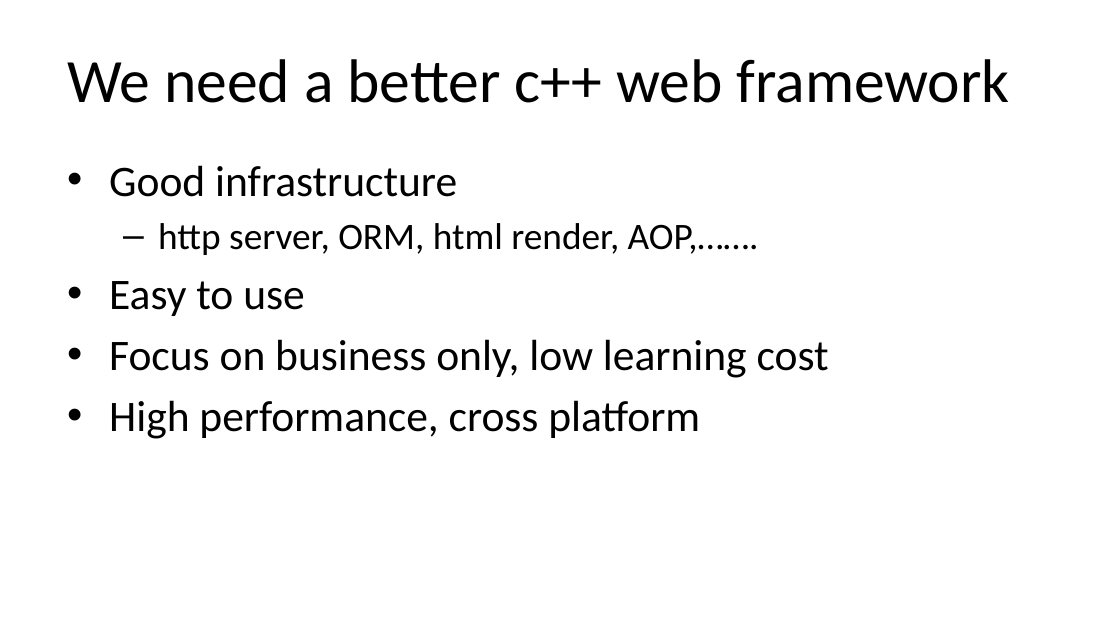
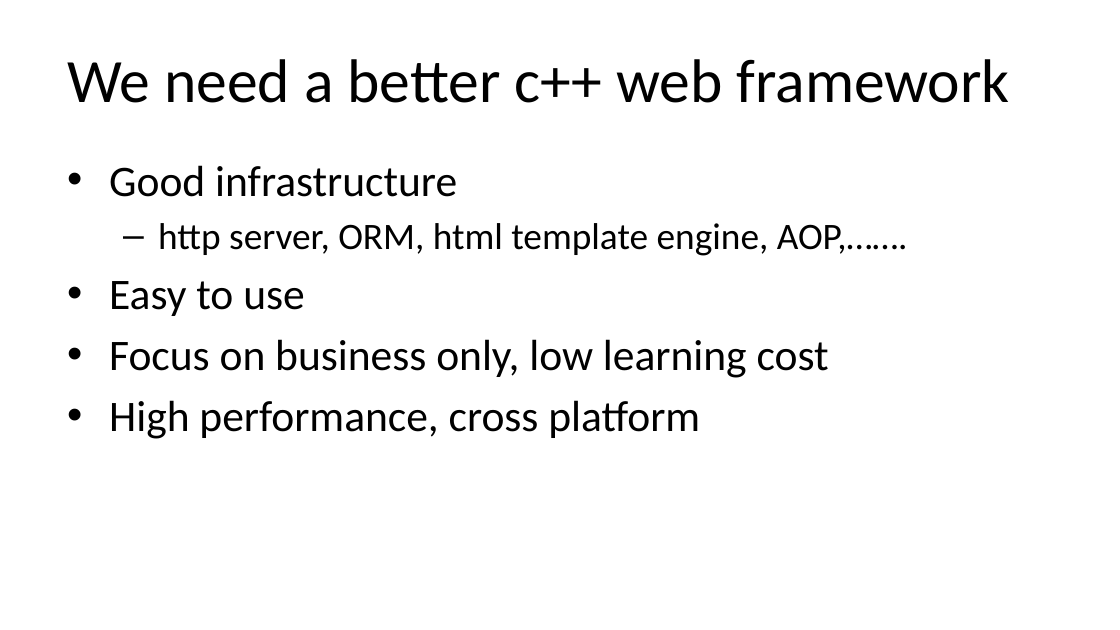
Before and after one commit to qicosmos/cppcon2018, a slide deck: slide 10 of cppcon2018.pptx. Drawn at 1120x630 pixels with LibreOffice and Linux fonts; fonts in the diff are those of the drawing. Boxes give left, top, right and bottom in pixels: in the first picture for what was removed or moved away, otherwise in the second. Text is boxed around its words. In the diff, an @@ line names an element or a change of style, - is before the commit and + after.

```diff
--- a/cppcon2018.pptx
+++ b/cppcon2018.pptx
@@ text at (x1=158, y1=223, x2=908, y2=256): text changed @@
-  – http server, ORM, html render, AOP,…….
+  – http server, ORM, html template engine, AOP,…….
```
Also in this commit, not shown: 5 other slides changed, 1 slide added, 1 slide removed.
